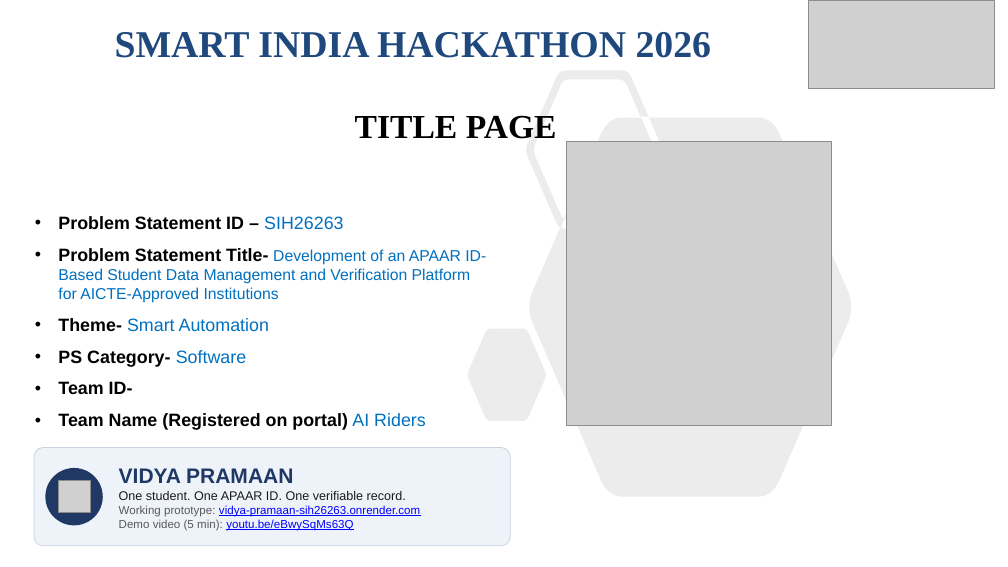
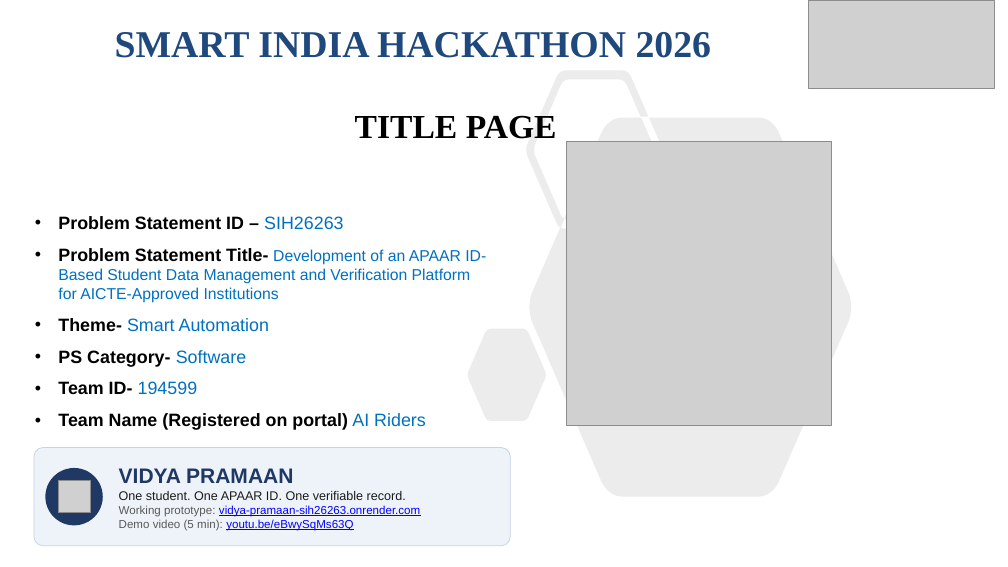
Before and after one commit to Pulkitkh/VidyaPramaan, a slide deck: slide 1 of ppt/SIH26263_AI_Riders_Idea.pptx. Drawn at 1008x567 pixels with LibreOffice and Linux fonts; fonts in the diff are those of the drawing; grey boxes stand for pictures. Boxes give left, top, right and bottom in pixels: in the first picture for what was removed or moved away, otherwise in the second. Text is boxed around its words. In the diff, an @@ line names an element or a change of style, - is before the commit and + after.

Commit message:
Deck: Team ID 194599

```diff
--- a/ppt/SIH26263_AI_Riders_Idea.pptx
+++ b/ppt/SIH26263_AI_Riders_Idea.pptx
@@ text at <box>58,381,198,394</box>: text changed @@
-• Team ID-
+• Team ID- 194599
```
Also in this commit, not shown: 2 other files.
